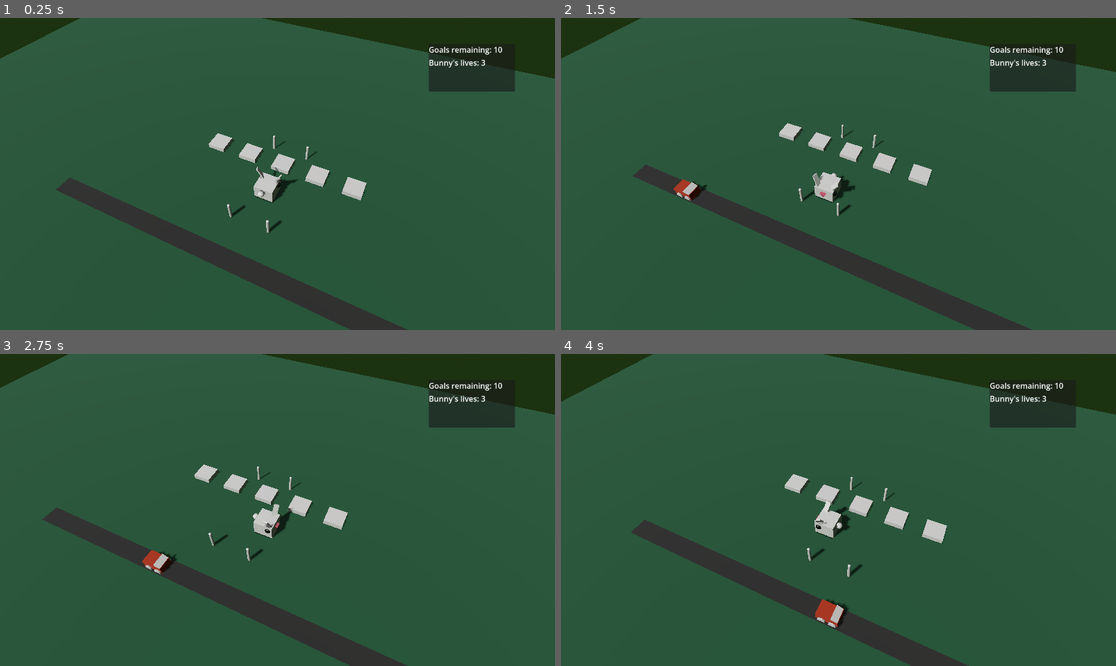
Above: before the commit, frames 1-4 (two rows, left to right).
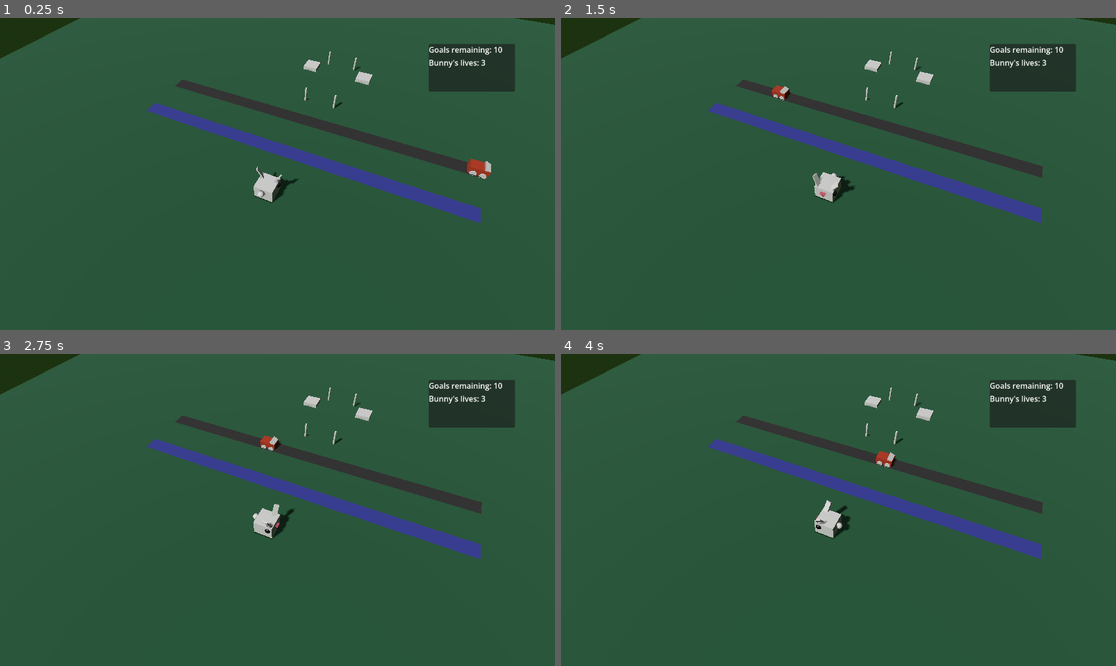
Above: after the commit, the same moments.

Repository: unblinky/danger-dodger-plus
Game: Godot game, scene res://Main/Main.tscn
Same seed, same stepped clock (60 frames per second), same inputs: the game is played once before the commit and once after it.
Inputs:
- Up to frame 1 (0.25 s): no input
- Up to frame 2 (1.5 s): hold D (move_right) 0.53-1.28 s; hold S (move_down) from 1.28 s (still down)
- Up to frame 3 (2.75 s): release S (move_down) at 2.03 s; hold D (move_right) from 2.03 s (still down)
- Up to frame 4 (4 s): release D (move_right) at 2.78 s; hold W (move_up) 2.78-3.53 s; hold A (move_left) from 3.53 s (still down)

The runs differ from the first frame. In frame 1, 14% of the frame differs, in the area x 10-100%, y 0-100%; in frame 2, 13%; in frame 3, 14%, in the area x 0-100%, y 0-100%; in frame 4, 14%.

Commit message:
Started Waterways.

Diff:
--- a/Code/Animal/Animal.gd
+++ b/Code/Animal/Animal.gd
@@ -1,5 +1,8 @@
 extends Area3D
 class_name Animal ## The main class for the player input.
+
+# NOTE: Requirements.
+#  - Must be child of a Level.
 
 # TODO:
 # [ ] Is game over?
@@ -26,7 +29,7 @@
 @onready var lives_ui: Label = $UI/VBox/LivesUI
 
 @export var lives: int = 3 ## Bunny lives.
-@export var level: Level
+var level: Level
 
 
 var leap_distance: float = 1.0
@@ -83,10 +86,11 @@
 
 	# TODO: Is it the lerp that retriggers collision detection?
 	## Always lerping. Use next_spot to move.
-	position = lerp(current_spot, next_spot, weight)
 	if current_spot == spawning_point:
 		graphics.show()
 		collider.disabled = false
+	else:
+		position = lerp(current_spot, next_spot, weight)
 
 
 func update_lives(delta_lives: int):
@@ -116,3 +120,8 @@
 		print(lives)
 		update_lives(-1)
 		respawn()
+
+	if other_area is Waterway:
+		print("Drowned.")
+		update_lives(-1)
+		respawn()
--- a/Code/Lane/Lane.gd
+++ b/Code/Lane/Lane.gd
@@ -1,12 +1,2 @@
 extends Node3D
 class_name Lane
-
-
-# Called when the node enters the scene tree for the first time.
-func _ready() -> void:
-	pass # Replace with function body.
-
-
-# Called every frame. 'delta' is the elapsed time since the previous frame.
-func _process(delta: float) -> void:
-	pass
--- a/Code/Lane/Lane.tscn
+++ b/Code/Lane/Lane.tscn
@@ -15,6 +15,3 @@
 transform = Transform3D(1, 0, 0, 0, 1, 0, 0, 0, 1, 0, 0.068404436, 0)
 material_override = SubResource("StandardMaterial3D_w71v0")
 mesh = SubResource("PlaneMesh_fh211")
-
-[node name="Node3D" type="Node3D" parent="." unique_id=14474007]
-transform = Transform3D(1, 0, 0, 0, 1, 0, 0, 0, 1, 0, 0, -12)
--- a/Code/Levels/Level.gd
+++ b/Code/Levels/Level.gd
@@ -1,21 +1,17 @@
 extends Node3D
 class_name Level
 
-@onready var goal_0: Goal = $Goals/Goal0
-@onready var goal_1: Goal = $Goals/Goal1
-@onready var goal_2: Goal = $Goals/Goal2
-@onready var goal_3: Goal = $Goals/Goal3
-@onready var goal_4: Goal = $Goals/Goal4
+# NOTE: Requirements for level.gd to work.
+#  - Must have Animal node.
+#  - Node3D GoalsNode
+
+@onready var goals_node: Node3D = $GoalsNode
 
 var main: Main
 var goals: Array
 
 func _ready() -> void:
-	goals.append(goal_0)
-	goals.append(goal_1)
-	goals.append(goal_2)
-	goals.append(goal_3)
-	goals.append(goal_4)
+	goals = goals_node.get_children()
 
 
 func check_level_over():
--- /dev/null
+++ b/Code/Levels/Level.tscn
@@ -0,0 +1,43 @@
+[gd_scene format=3 uid="uid://d26k2kxe4mwal"]
+
+[ext_resource type="Script" uid="uid://d3d2r0u0p7bod" path="res://Levels/Level.gd" id="1_286st"]
+[ext_resource type="PackedScene" uid="uid://b3x2ya4csyglj" path="res://Animal/Animal.tscn" id="2_q1ycg"]
+[ext_resource type="PackedScene" uid="uid://c4v0peqkg130j" path="res://Goal/Goal.tscn" id="3_y3x56"]
+
+[sub_resource type="ProceduralSkyMaterial" id="ProceduralSkyMaterial_fysvr"]
+sky_top_color = Color(0.5019608, 0.49411765, 0.49411765, 1)
+sky_horizon_color = Color(0.71344006, 0.73190093, 0.70123476, 1)
+ground_bottom_color = Color(0.11873678, 0.20042369, 0.07775884, 1)
+ground_horizon_color = Color(0.71344006, 0.73190093, 0.70123476, 1)
+
+[sub_resource type="Sky" id="Sky_64f7r"]
+sky_material = SubResource("ProceduralSkyMaterial_fysvr")
+
+[sub_resource type="Environment" id="Environment_tsvly"]
+background_mode = 2
+sky = SubResource("Sky_64f7r")
+
+[node name="Level" type="Node3D" unique_id=581817278]
+script = ExtResource("1_286st")
+
+[node name="WorldEnvironment" type="WorldEnvironment" parent="." unique_id=557159856]
+environment = SubResource("Environment_tsvly")
+
+[node name="Sun" type="DirectionalLight3D" parent="." unique_id=182491780]
+transform = Transform3D(0.9184464, 0.2776097, -0.28176078, 0, 0.71233463, 0.70184004, 0.39554554, -0.6446024, 0.65424114, -6.2955065, 10.7759495, 14.618002)
+shadow_enabled = true
+
+[node name="Animal" parent="." unique_id=1927845697 instance=ExtResource("2_q1ycg")]
+transform = Transform3D(1, 0, 0, 0, 1, 0, 0, 0, 1, 0, 0, -7)
+
+[node name="Rig" type="Node3D" parent="Animal" unique_id=395680066]
+transform = Transform3D(0.909486, -0.3235424, 0.2610659, -2.1910337e-08, 0.6279631, 0.77824336, -0.4157344, -0.70780146, 0.57112384, 0, 0.10647297, -1.2470665)
+
+[node name="Camera3D" type="Camera3D" parent="Animal/Rig" unique_id=2080226698]
+transform = Transform3D(1, 0, 0, 0, 1, 0, 0, 0, 1, 0, 4.7683716e-07, 15.737704)
+fov = 56.1
+
+[node name="GoalsNode" type="Node3D" parent="." unique_id=45067311]
+
+[node name="Goal0" parent="GoalsNode" unique_id=860213988 instance=ExtResource("3_y3x56")]
+transform = Transform3D(1, 0, 0, 0, 1, 0, 0, 0, 1, -4, 0, -9)
--- a/Code/Levels/SkyWorld.tscn
+++ b/Code/Levels/SkyWorld.tscn
@@ -4,13 +4,26 @@
 [ext_resource type="PackedScene" uid="uid://b3x2ya4csyglj" path="res://Animal/Animal.tscn" id="2_e4jwm"]
 [ext_resource type="PackedScene" uid="uid://c4v0peqkg130j" path="res://Goal/Goal.tscn" id="3_612c4"]
 [ext_resource type="PackedScene" uid="uid://berl535au27hs" path="res://Lane/Lane.tscn" id="4_s5kmm"]
-[ext_resource type="PackedScene" uid="uid://d10bdq3u7df63" path="res://Vehicle/Vehicle.tscn" id="5_u6y4n"]
+[ext_resource type="PackedScene" uid="uid://d10bdq3u7df63" path="res://Traffic/Vehicle/Vehicle.tscn" id="5_u6y4n"]
+
+[sub_resource type="ProceduralSkyMaterial" id="ProceduralSkyMaterial_g4bax"]
+sky_top_color = Color(0.5019608, 0.49411765, 0.49411765, 1)
+sky_horizon_color = Color(0.709017, 0.6966274, 0.7522008, 1)
+ground_bottom_color = Color(0.17023775, 0.12852243, 0.3508161, 1)
+ground_horizon_color = Color(0.709017, 0.6966274, 0.7522008, 1)
+
+[sub_resource type="Sky" id="Sky_e4jwm"]
+sky_material = SubResource("ProceduralSkyMaterial_g4bax")
+
+[sub_resource type="Environment" id="Environment_612c4"]
+background_mode = 2
+sky = SubResource("Sky_e4jwm")
 
 [sub_resource type="StandardMaterial3D" id="StandardMaterial3D_eh51w"]
 albedo_color = Color(0.05680009, 0.23091522, 0.1386115, 1)
 
 [sub_resource type="PlaneMesh" id="PlaneMesh_op42x"]
-size = Vector2(50, 50)
+size = Vector2(21.816, 50)
 
 [sub_resource type="CapsuleMesh" id="CapsuleMesh_pe13q"]
 radius = 0.069
@@ -18,8 +31,15 @@
 [node name="SkyWorld" type="Node3D" unique_id=377872244]
 script = ExtResource("1_g4bax")
 
+[node name="WorldEnvironment" type="WorldEnvironment" parent="." unique_id=1960765034]
+environment = SubResource("Environment_612c4")
+
+[node name="DirectionalLight3D" type="DirectionalLight3D" parent="." unique_id=419420700]
+transform = Transform3D(-0.9997426, -0.019647786, 0.011343653, 0, 0.49999997, 0.86602545, -0.022687308, 0.8658026, -0.49987128, 0, 0, 0)
+shadow_enabled = true
+
 [node name="Animal" parent="." unique_id=1927845697 instance=ExtResource("2_e4jwm")]
-transform = Transform3D(1, 0, 0, 0, 1, 0, 0, 0, 1, 0, 0, -7)
+transform = Transform3D(1, 0, 0, 0, 1, 0, 0, 0, 1, 0, 0, -1)
 
 [node name="Rig" type="Node3D" parent="Animal" unique_id=2084468769]
 transform = Transform3D(0.909486, -0.3235424, 0.2610659, -2.1910337e-08, 0.6279631, 0.77824336, -0.4157344, -0.70780146, 0.57112384, 0, 0.10647297, -1.2470665)
@@ -28,9 +48,9 @@
 transform = Transform3D(1, 0, 0, 0, 1, 0, 0, 0, 1, 0, 4.7683716e-07, 15.737704)
 fov = 56.1
 
-[node name="Goals" type="Node3D" parent="." unique_id=515427178]
+[node name="GoalsNode" type="Node3D" parent="." unique_id=515427178]
 
-[node name="Goal1" parent="Goals" unique_id=860213988 instance=ExtResource("3_612c4")]
+[node name="Goal1" parent="GoalsNode" unique_id=860213988 instance=ExtResource("3_612c4")]
 transform = Transform3D(1, 0, 0, 0, 1, 0, 0, 0, 1, -2, 0, -9)
 
 [node name="Lane2" parent="." unique_id=882810251 instance=ExtResource("4_s5kmm")]
--- a/Code/Levels/TraficTime.tscn
+++ b/Code/Levels/TraficTime.tscn
@@ -3,8 +3,9 @@
 [ext_resource type="PackedScene" uid="uid://c4v0peqkg130j" path="res://Goal/Goal.tscn" id="1_0oysf"]
 [ext_resource type="PackedScene" uid="uid://b3x2ya4csyglj" path="res://Animal/Animal.tscn" id="1_cebxe"]
 [ext_resource type="Script" uid="uid://d3d2r0u0p7bod" path="res://Levels/Level.gd" id="1_fysvr"]
+[ext_resource type="PackedScene" uid="uid://cwqeu7k1fculu" path="res://Waterway/Waterway.tscn" id="2_64f7r"]
 [ext_resource type="PackedScene" uid="uid://berl535au27hs" path="res://Lane/Lane.tscn" id="2_cebxe"]
-[ext_resource type="PackedScene" uid="uid://d10bdq3u7df63" path="res://Vehicle/Vehicle.tscn" id="3_fysvr"]
+[ext_resource type="PackedScene" uid="uid://d10bdq3u7df63" path="res://Traffic/Vehicle/Vehicle.tscn" id="3_fysvr"]
 
 [sub_resource type="ProceduralSkyMaterial" id="ProceduralSkyMaterial_fysvr"]
 sky_top_color = Color(0.5019608, 0.49411765, 0.49411765, 1)
@@ -31,6 +32,9 @@
 [node name="TraficTime" type="Node3D" unique_id=581817278]
 script = ExtResource("1_fysvr")
 
+[node name="Waterway" parent="." unique_id=502258408 instance=ExtResource("2_64f7r")]
+transform = Transform3D(-4.371139e-08, 0, -1, 0, 1, 0, 1, 0, -4.371139e-08, 0, 0, 0)
+
 [node name="WorldEnvironment" type="WorldEnvironment" parent="." unique_id=557159856]
 environment = SubResource("Environment_tsvly")
 
@@ -39,7 +43,7 @@
 shadow_enabled = true
 
 [node name="Animal" parent="." unique_id=1927845697 instance=ExtResource("1_cebxe")]
-transform = Transform3D(1, 0, 0, 0, 1, 0, 0, 0, 1, 0, 0, -7)
+transform = Transform3D(1, 0, 0, 0, 1, 0, 0, 0, 1, 0, 0, 3)
 
 [node name="Rig" type="Node3D" parent="Animal" unique_id=395680066]
 transform = Transform3D(0.909486, -0.3235424, 0.2610659, -2.1910337e-08, 0.6279631, 0.77824336, -0.4157344, -0.70780146, 0.57112384, 0, 0.10647297, -1.2470665)
@@ -48,22 +52,13 @@
 transform = Transform3D(1, 0, 0, 0, 1, 0, 0, 0, 1, 0, 4.7683716e-07, 15.737704)
 fov = 56.1
 
-[node name="Goals" type="Node3D" parent="." unique_id=45067311]
+[node name="GoalsNode" type="Node3D" parent="." unique_id=45067311]
 
-[node name="Goal0" parent="Goals" unique_id=860213988 instance=ExtResource("1_0oysf")]
-transform = Transform3D(1, 0, 0, 0, 1, 0, 0, 0, 1, -4, 0, -9)
-
-[node name="Goal1" parent="Goals" unique_id=950229669 instance=ExtResource("1_0oysf")]
+[node name="Goal1" parent="GoalsNode" unique_id=950229669 instance=ExtResource("1_0oysf")]
 transform = Transform3D(1, 0, 0, 0, 1, 0, 0, 0, 1, -2, 0, -9)
 
-[node name="Goal2" parent="Goals" unique_id=442853870 instance=ExtResource("1_0oysf")]
-transform = Transform3D(1, 0, 0, 0, 1, 0, 0, 0, 1, 0, 0, -9)
-
-[node name="Goal3" parent="Goals" unique_id=1295680527 instance=ExtResource("1_0oysf")]
+[node name="Goal3" parent="GoalsNode" unique_id=1295680527 instance=ExtResource("1_0oysf")]
 transform = Transform3D(1, 0, 0, 0, 1, 0, 0, 0, 1, 2, 0, -9)
-
-[node name="Goal4" parent="Goals" unique_id=1013706762 instance=ExtResource("1_0oysf")]
-transform = Transform3D(1, 0, 0, 0, 1, 0, 0, 0, 1, 4, 0, -9)
 
 [node name="Lane2" parent="." unique_id=882810251 instance=ExtResource("2_cebxe")]
 transform = Transform3D(-4.371139e-08, 0, -1, 0, 1, 0, 1, 0, -4.371139e-08, 0, 0, -3)
--- a/Code/Levels/WaterWorld.tscn
+++ b/Code/Levels/WaterWorld.tscn
@@ -4,7 +4,7 @@
 [ext_resource type="PackedScene" uid="uid://b3x2ya4csyglj" path="res://Animal/Animal.tscn" id="1_rwfof"]
 [ext_resource type="PackedScene" uid="uid://c4v0peqkg130j" path="res://Goal/Goal.tscn" id="2_5yycp"]
 [ext_resource type="PackedScene" uid="uid://berl535au27hs" path="res://Lane/Lane.tscn" id="3_7touw"]
-[ext_resource type="PackedScene" uid="uid://d10bdq3u7df63" path="res://Vehicle/Vehicle.tscn" id="4_3qy7e"]
+[ext_resource type="PackedScene" uid="uid://d10bdq3u7df63" path="res://Traffic/Vehicle/Vehicle.tscn" id="4_3qy7e"]
 
 [sub_resource type="ProceduralSkyMaterial" id="ProceduralSkyMaterial_rwfof"]
 sky_top_color = Color(0.5019608, 0.49411765, 0.49411765, 1)
@@ -48,15 +48,15 @@
 transform = Transform3D(1, 0, 0, 0, 1, 0, 0, 0, 1, 0, 4.7683716e-07, 15.737704)
 fov = 56.1
 
-[node name="Goals" type="Node3D" parent="." unique_id=171930494]
+[node name="GoalsNode" type="Node3D" parent="." unique_id=171930494]
 
-[node name="Goal0" parent="Goals" unique_id=860213988 instance=ExtResource("2_5yycp")]
+[node name="Goal0" parent="GoalsNode" unique_id=860213988 instance=ExtResource("2_5yycp")]
 transform = Transform3D(1, 0, 0, 0, 1, 0, 0, 0, 1, -4, 0, -9)
 
-[node name="Goal1" parent="Goals" unique_id=1194916322 instance=ExtResource("2_5yycp")]
+[node name="Goal1" parent="GoalsNode" unique_id=1194916322 instance=ExtResource("2_5yycp")]
 transform = Transform3D(1, 0, 0, 0, 1, 0, 0, 0, 1, -2, 0, -9)
 
-[node name="Goal2" parent="Goals" unique_id=780816918 instance=ExtResource("2_5yycp")]
+[node name="Goal2" parent="GoalsNode" unique_id=780816918 instance=ExtResource("2_5yycp")]
 transform = Transform3D(1, 0, 0, 0, 1, 0, 0, 0, 1, 0, 0, -7)
 
 [node name="Lane2" parent="." unique_id=882810251 instance=ExtResource("3_7touw")]
--- a/Code/Vehicle/Vehicle.tscn
+++ b/Code/Traffic/Vehicle/Vehicle.tscn
@@ -1,6 +1,6 @@
 [gd_scene format=3 uid="uid://d10bdq3u7df63"]
 
-[ext_resource type="Script" uid="uid://dkvdtdch46qd1" path="res://Vehicle/Vehicle.gd" id="1_25uyk"]
+[ext_resource type="Script" uid="uid://dkvdtdch46qd1" path="res://Traffic/Vehicle/Vehicle.gd" id="1_25uyk"]
 
 [sub_resource type="BoxShape3D" id="BoxShape3D_fh211"]
 size = Vector3(0.7050781, 0.7562561, 1)
--- /dev/null
+++ b/Code/Waterway/Waterway.gd
@@ -0,0 +1,4 @@
+extends Area3D
+class_name Waterway
+
+var speed_limit = 2
--- /dev/null
+++ b/Code/Waterway/Waterway.tscn
@@ -0,0 +1,23 @@
+[gd_scene format=3 uid="uid://cwqeu7k1fculu"]
+
+[ext_resource type="Script" uid="uid://cwqtxrrs1h1rr" path="res://Waterway/Waterway.gd" id="1_j7ye3"]
+
+[sub_resource type="StandardMaterial3D" id="StandardMaterial3D_j7ye3"]
+albedo_color = Color(0.1212933, 0.14170316, 0.40198994, 1)
+
+[sub_resource type="PlaneMesh" id="PlaneMesh_gpvle"]
+size = Vector2(0.9, 20)
+
+[sub_resource type="BoxShape3D" id="BoxShape3D_fh211"]
+size = Vector3(0.9, 0.2, 20)
+
+[node name="Waterway" type="Area3D" unique_id=502258408]
+script = ExtResource("1_j7ye3")
+
+[node name="MeshInstance3D" type="MeshInstance3D" parent="." unique_id=2138826015]
+transform = Transform3D(1, 0, 0, 0, 1, 0, 0, 0, 1, 0, 0.068404436, 0)
+material_override = SubResource("StandardMaterial3D_j7ye3")
+mesh = SubResource("PlaneMesh_gpvle")
+
+[node name="CollisionShape3D" type="CollisionShape3D" parent="." unique_id=1190588834]
+shape = SubResource("BoxShape3D_fh211")
Renamed: Code/Vehicle/Vehicle.gd -> Code/Traffic/Vehicle/Vehicle.gd
Renamed: Code/Vehicle/Vehicle.gd.uid -> Code/Traffic/Vehicle/Vehicle.gd.uid
Not shown, added: Code/Waterway/Waterway.gd.uid
